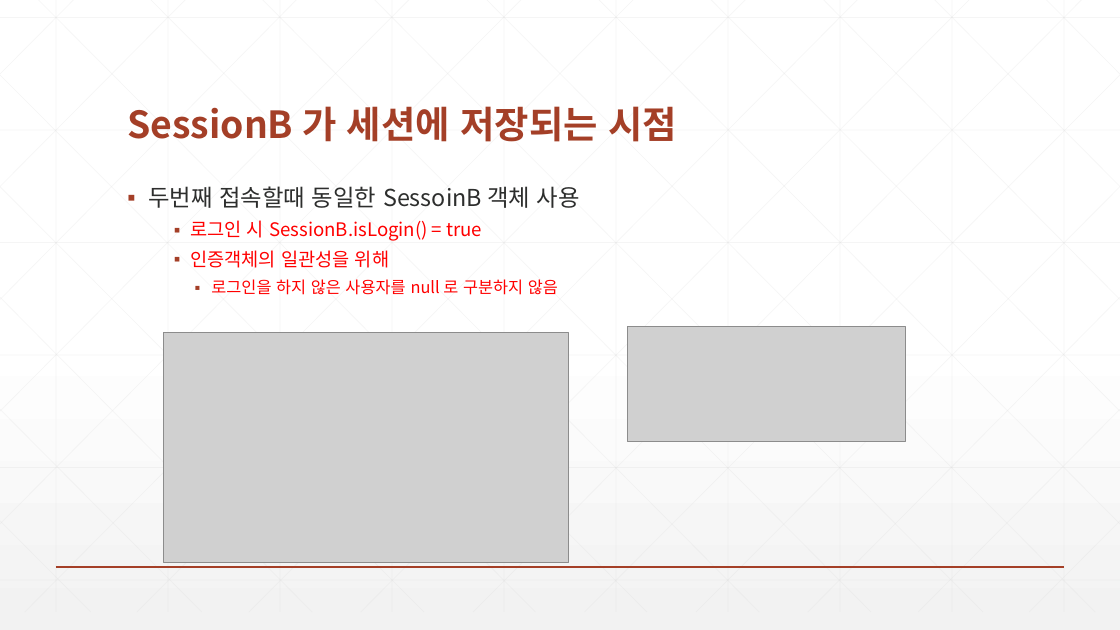
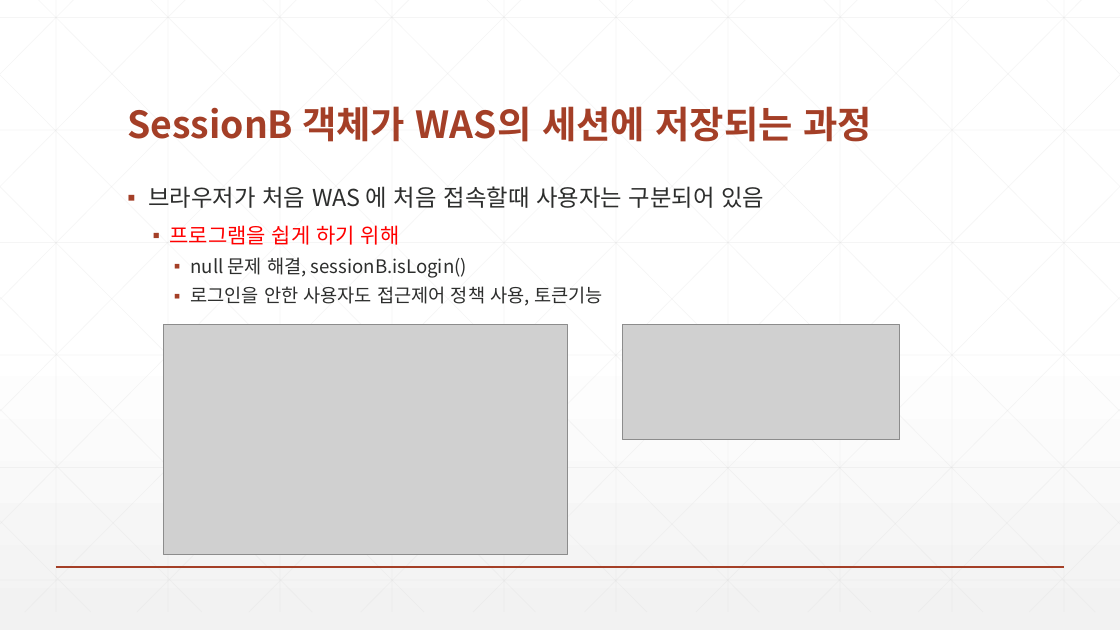
Before and after one commit to zeroshift01/code5, a slide deck: slide 2 of inflearn05/doc/5(심화) SessionB 객체가 세션에 저장되는 과정.pptx. Drawn at 1120x630 pixels with LibreOffice and Linux fonts; fonts in the diff are those of the drawing; grey boxes stand for pictures. Boxes give left, top, right and bottom in pixels: in the first picture for what was removed or moved away, otherwise in the second. Text is boxed around its words. In the diff, an @@ line names an element or a change of style, - is before the commit and + after.

Commit message:
checkMethod 기능 확장

```diff
--- a/inflearn05/doc/5(심화) SessionB 객체가 세션에 저장되는 과정.pptx
+++ b/inflearn05/doc/5(심화) SessionB 객체가 세션에 저장되는 과정.pptx
@@ title at [127,106,872,142]: text changed @@
-SessionB 가 세션에 저장되는 시점
+SessionB 객체가 WAS의 세션에 저장되는 과정
@@ text at [148,186,764,306]: text changed; text colour #FF0000 to #2D2E2D @@
-▪ 두번째 접속할때 동일한 SessoinB 객체 사용
-    ▪ 로그인 시 SessionB.isLogin() = true
-    ▪ 인증객체의 일관성을 위해
-      ▪ 로그인을 하지 않은 사용자를 null 로 구분하지 않음
+▪ 브라우저가 처음 WAS 에 처음 접속할때 사용자는 구분되어 있음
+  ▪ 프로그램을 쉽게 하기 위해
+    ▪ null 문제 해결, sessionB.isLogin()
+    ▪ 로그인을 안한 사용자도 접근제어 정책 사용, 토큰기능
@@ picture: place and size @@
-picture at [164,333,568,563]
+picture at [163,324,567,555]
@@ picture: place and size @@
-picture at [628,327,905,443]
+picture at [623,324,900,440]
```
Also in this commit, not shown: 1 other slide changed, 2 slides added, 1 slide removed, 11 other files.
